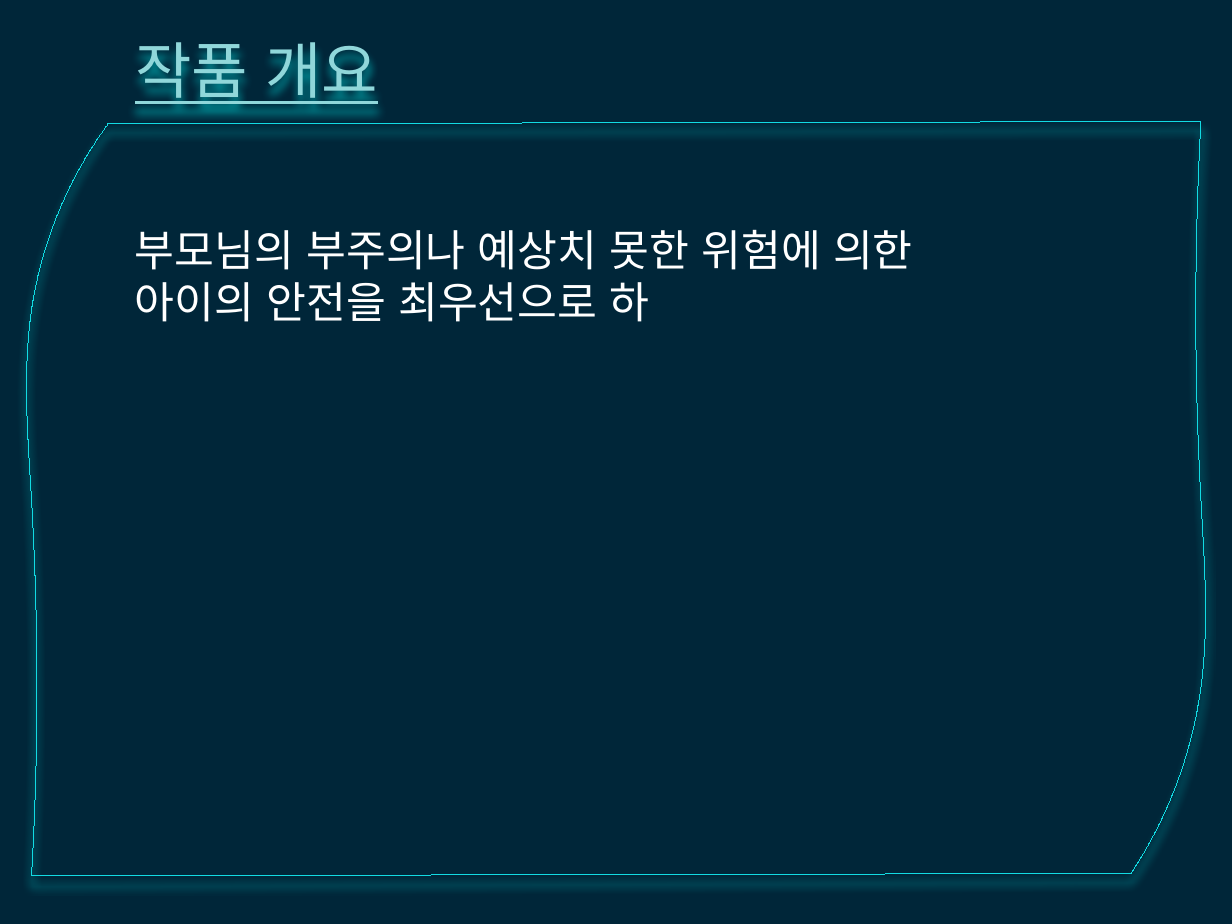
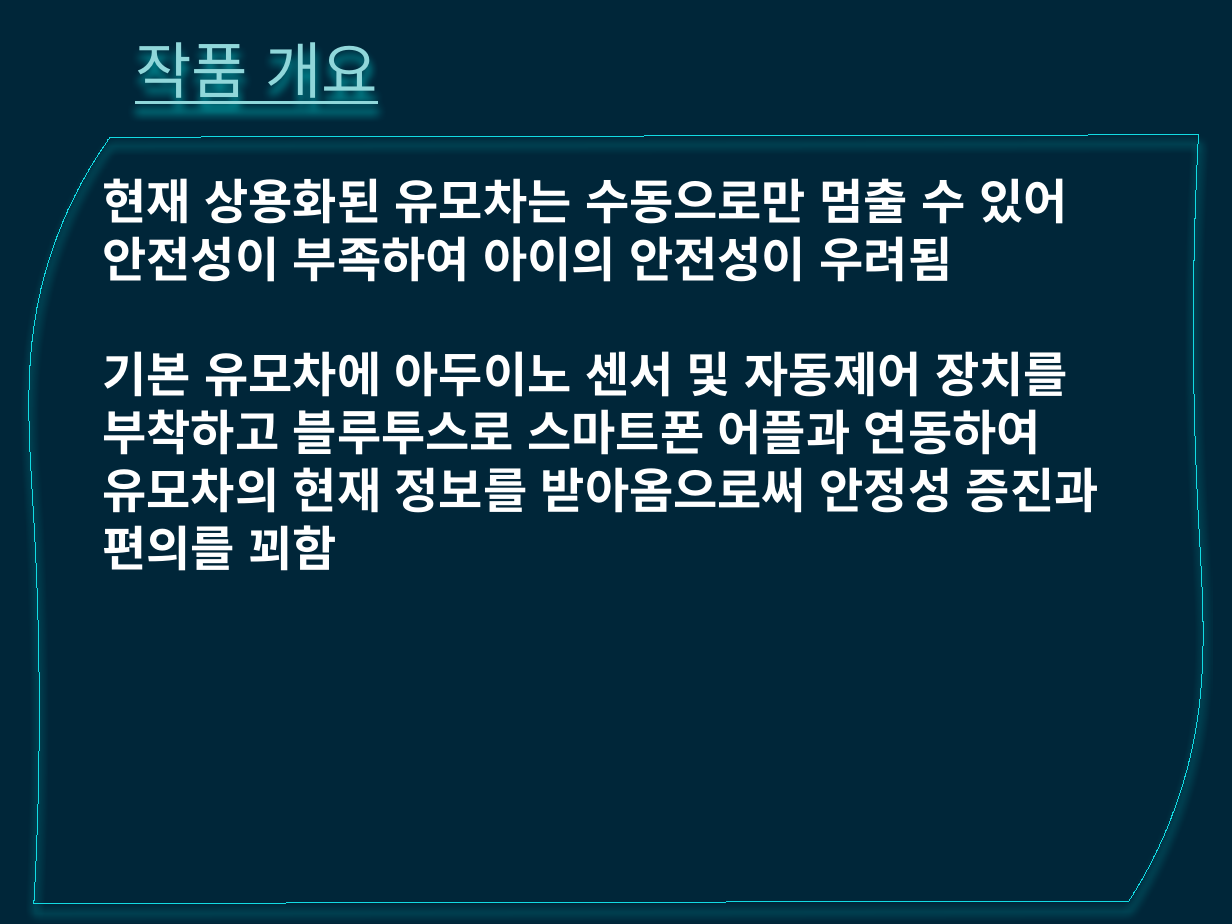
Before and after one commit to younggunwon/SmartUMOCHA, a slide deck: slide 2 of 아두이노로 제어되는 유모차.pptx. Drawn at 1232x924 pixels with LibreOffice and Linux fonts; fonts in the diff are those of the drawing. Boxes give left, top, right and bottom in pixels: in the first picture for what was removed or moved away, otherwise in the second. Text is boxed around its words. In the diff, an @@ line names an element or a change of style, - is before the commit and + after.

```diff
--- a/아두이노로 제어되는 유모차.pptx
+++ b/아두이노로 제어되는 유모차.pptx
@@ freeform shape: place and size @@
-freeform shape at <box>27,121,1206,876</box>
+freeform shape at <box>29,135,1203,905</box>
@@ text at <box>103,178,1099,571</box>: text changed; size 36 to 40 pt; bold on @@
-부모님의 부주의나 예상치 못한 위험에 의한
-아이의 안전을 최우선으로 하
+현재 상용화된 유모차는 수동으로만 멈출 수 있어
+안전성이 부족하여 아이의 안전성이 우려됨
+기본 유모차에 아두이노 센서 및 자동제어 장치를
+부착하고 블루투스로 스마트폰 어플과 연동하여
+유모차의 현재 정보를 받아옴으로써 안정성 증진과
+편의를 꾀함
```
Also in this commit, not shown: 1 other slide changed, 1 slide added, 1 slide removed, 1 other file.
